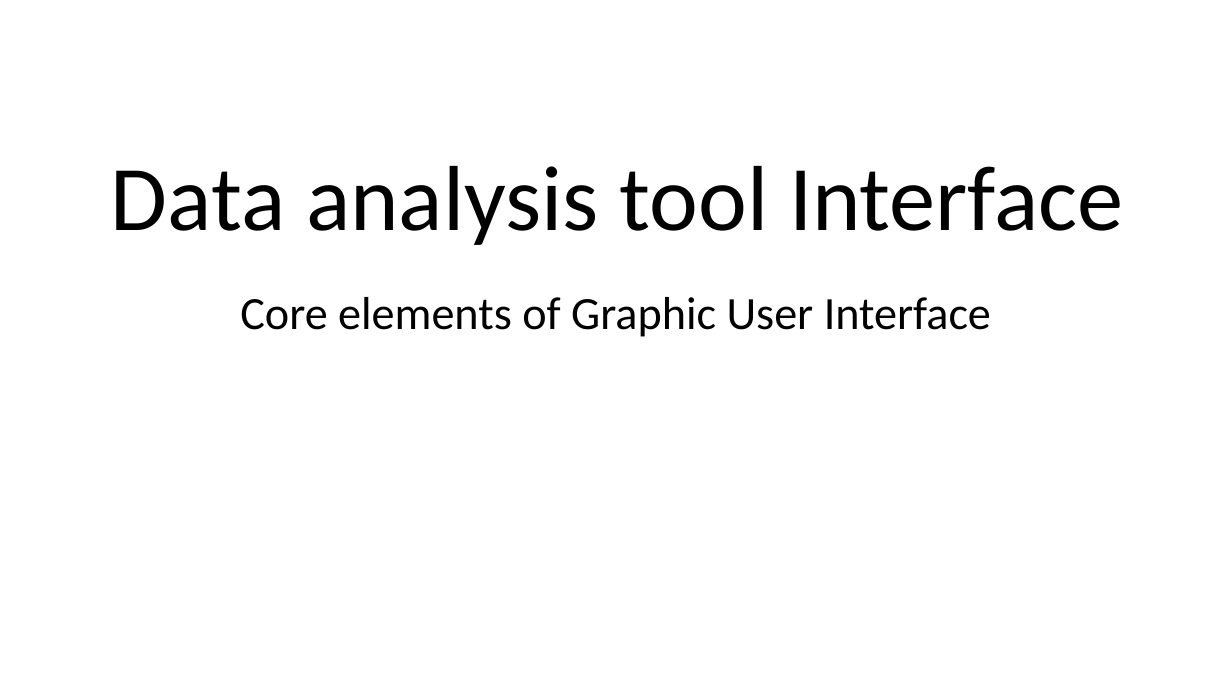
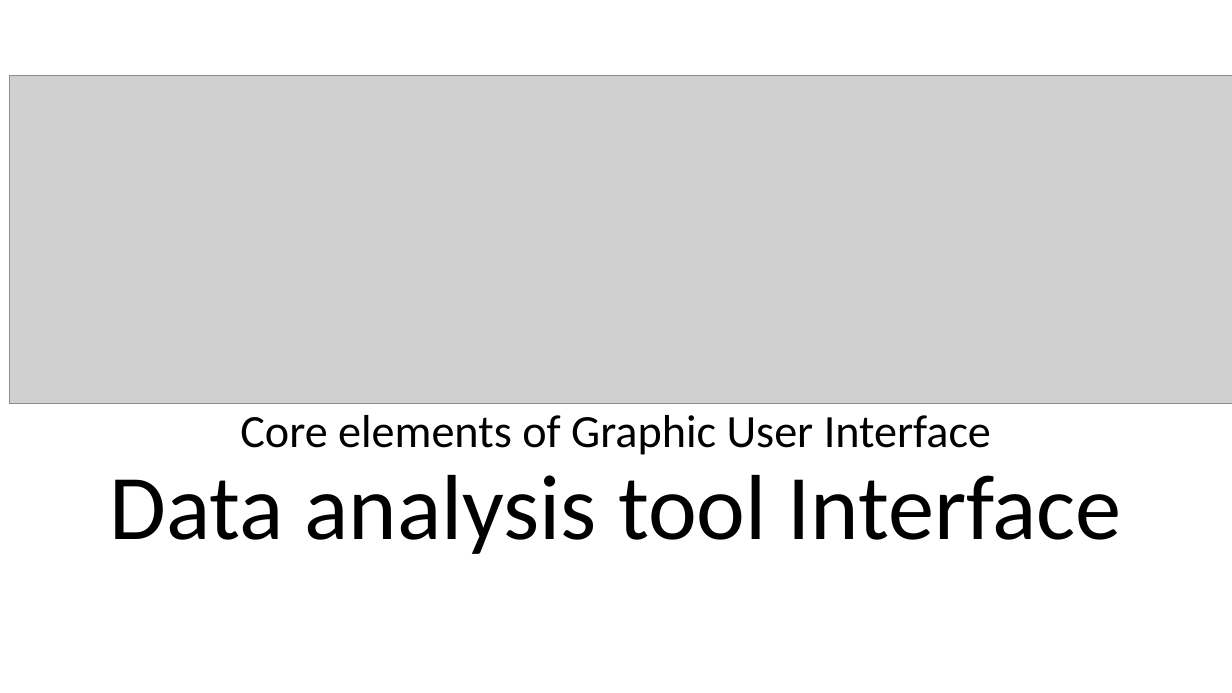
Before and after one commit to hakimkal/llin, a slide deck: slide 1 of llin/static/Data_analysis_tool_Interface_Tutorial.pptx. Drawn at 1232x693 pixels with LibreOffice and Linux fonts; fonts in the diff are those of the drawing; grey boxes stand for pictures; background and template pictures are left out. Boxes give left, top, right and bottom in pixels: in the first picture for what was removed or moved away, otherwise in the second. Text is boxed around its words. In the diff, an @@ line names an element or a change of style, - is before the commit and + after.

```diff
--- a/llin/static/Data_analysis_tool_Interface_Tutorial.pptx
+++ b/llin/static/Data_analysis_tool_Interface_Tutorial.pptx
@@ picture added at <box>9,76,1232,404</box> @@
@@ text "Core elements of Graphic User ...": place and size @@
-text "Core elements of Graphic User ..." at <box>240,297,991,337</box>
+text "Core elements of Graphic User ..." at <box>240,415,991,455</box>
@@ title "Data analysis tool Interface": place and size @@
-title "Data analysis tool Interface" at <box>111,166,1123,245</box>
+title "Data analysis tool Interface" at <box>109,475,1121,554</box>
```
Also in this commit, not shown: 1 other slide changed, 6 other files.
